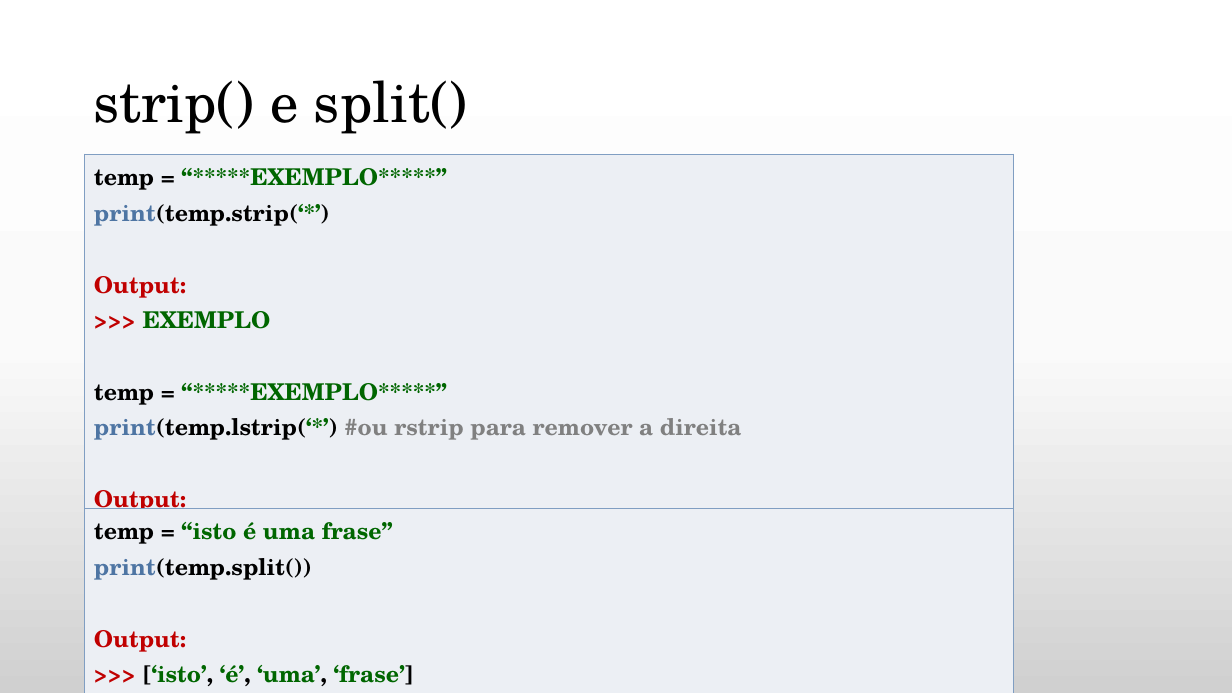
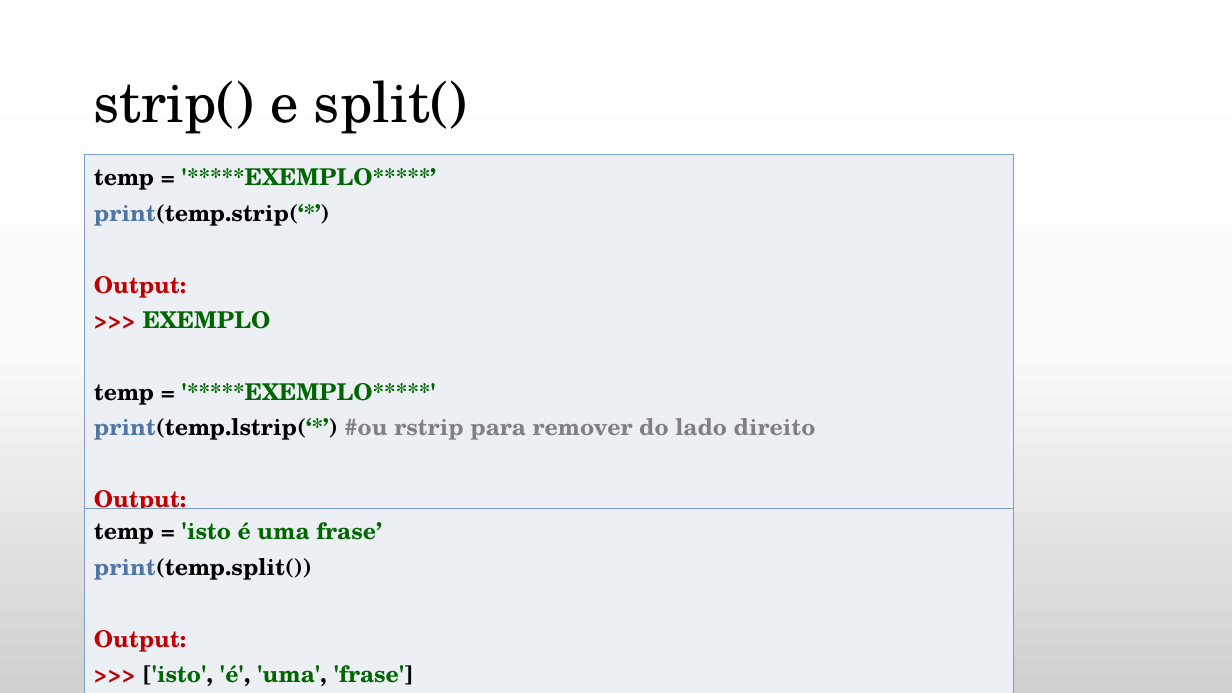
Before and after one commit to daniellygj/Fatec, a slide deck: slide 7 of 1º semestre/Revisões by danny/2º bimestre/Revisão Algoritmos.pptx (slide 5 before the commit). Drawn at 1232x693 pixels with LibreOffice and Linux fonts; fonts in the diff are those of the drawing; background and template pictures are left out. Boxes give left, top, right and bottom in pixels: in the first picture for what was removed or moved away, otherwise in the second. Text is boxed around its words. In the diff, an @@ line names an element or a change of style, - is before the commit and + after.

```diff
--- a/1º semestre/Revisões by danny/2º bimestre/Revisão Algoritmos.pptx
+++ b/1º semestre/Revisões by danny/2º bimestre/Revisão Algoritmos.pptx
@@ table at (x1=85, y1=154, x2=1014, y2=548) @@
-row 1, column 1: temp = “*****EXEMPLO*****” / print(temp.strip(‘*’) / Output: / >>> EXEMPLO / temp = “*****EXEMPLO*****” / print(temp.lstrip(‘*’) #ou rstrip para remover a direita / Output: / >>> EXEMPLO*****
+row 1, column 1: temp = '*****EXEMPLO*****’ / print(temp.strip(‘*’) / Output: / >>> EXEMPLO / temp = '*****EXEMPLO*****' / print(temp.lstrip(‘*’) #ou rstrip para remover do lado direito / Output: / >>> EXEMPLO*****
@@ table at (x1=85, y1=508, x2=1014, y2=690) @@
-row 1, column 1: temp = “isto é uma frase” / print(temp.split()) / Output: / >>> [‘isto’, ‘é’, ‘uma’, ‘frase’]
+row 1, column 1: temp = 'isto é uma frase’ / print(temp.split()) / Output: / >>> ['isto', 'é', 'uma', 'frase']
```
Also in this commit, not shown: 6 other slides changed, 2 slides added, 1 other file.
